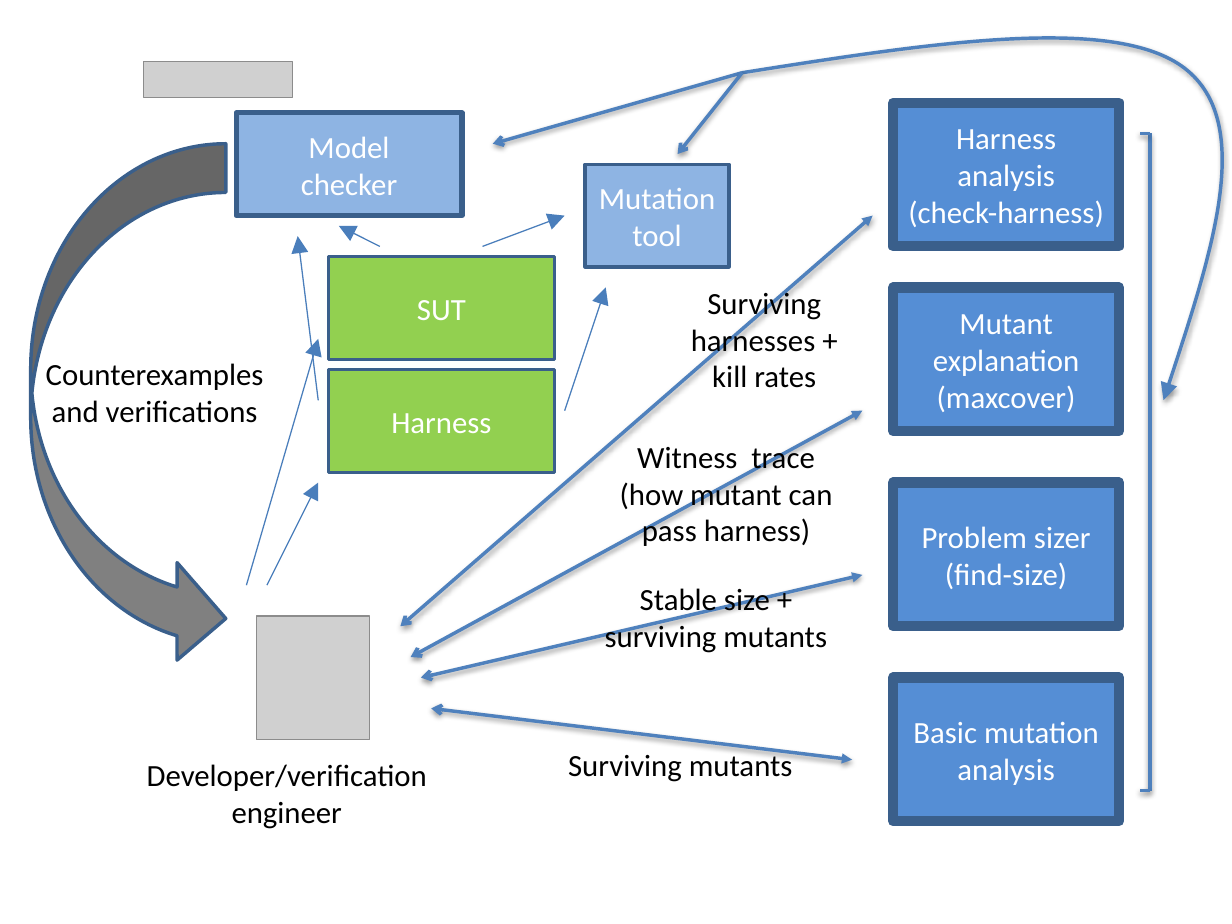
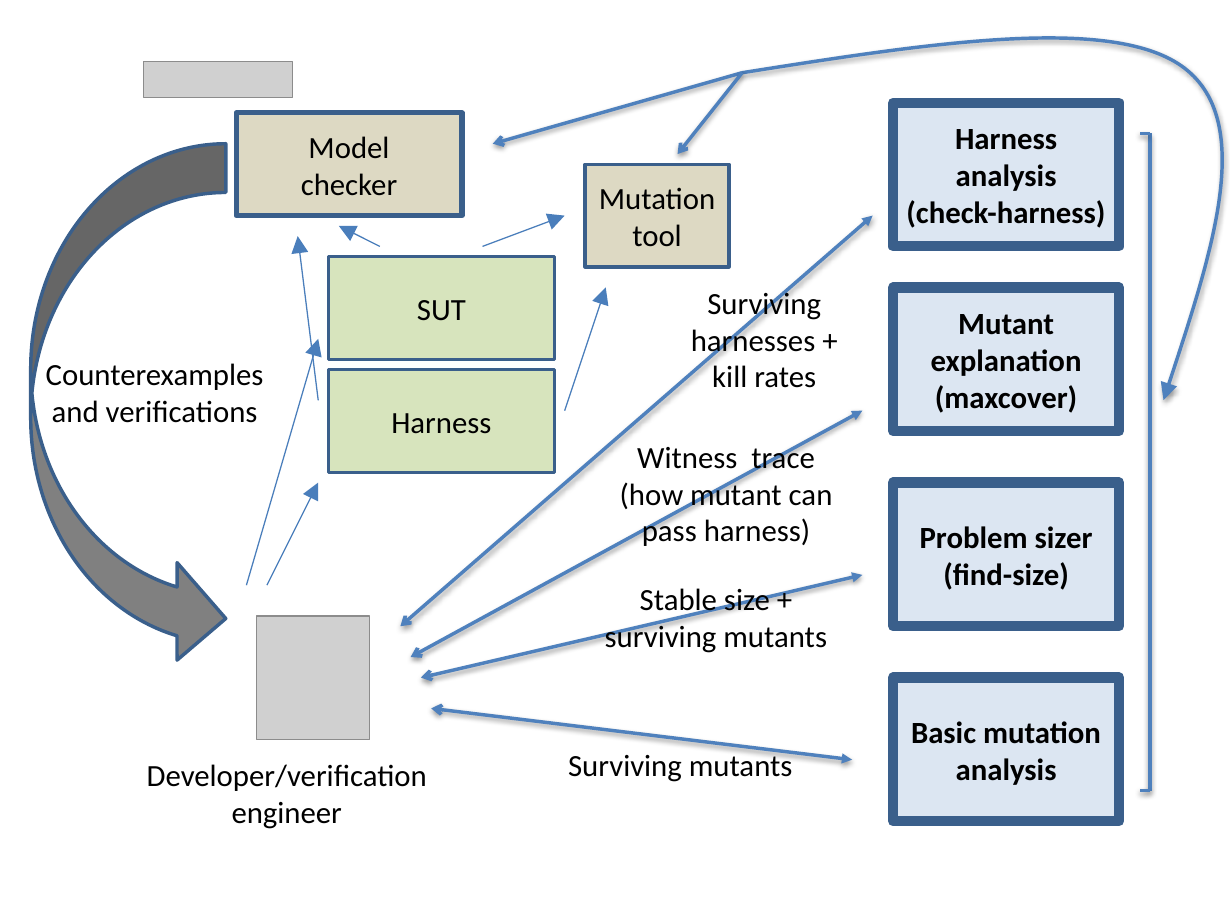
Before and after one commit to agroce/cbmcmutate, a slide deck: slide 1 of ASE15/paper/TestFlow.pptx. Drawn at 1232x924 pixels with LibreOffice and Linux fonts; fonts in the diff are those of the drawing; grey boxes stand for pictures. Boxes give left, top, right and bottom in pixels: in the first picture for what was removed or moved away, otherwise in the second. Text is boxed around its words. In the diff, an @@ line names an element or a change of style, - is before the commit and + after.

```diff
--- a/ASE15/paper/TestFlow.pptx
+++ b/ASE15/paper/TestFlow.pptx
@@ rectangle "Model" at box(237, 113, 462, 216): text colour #FFFFFF to #000000; fill #8EB4E3 to #DDD9C3 @@
@@ rectangle "Mutation tool" at box(585, 164, 729, 266): text colour #FFFFFF to #000000; fill #8EB4E3 to #DDD9C3 @@
@@ rectangle "SUT" at box(329, 256, 554, 359): text colour #FFFFFF to #000000; fill #92D050 to #D7E4BD @@
@@ rectangle "Harness" at box(329, 370, 554, 472): text colour #FFFFFF to #000000; fill #92D050 to #D7E4BD @@
@@ text colour #FFFFFF to #000000, bold on; fill #558ED5 to #DCE6F2 in 4 elements at box(893, 483, 1119, 627), box(893, 102, 1119, 246), box(893, 287, 1119, 431), box(893, 678, 1119, 822) @@
```
Also in this commit, not shown: 2 other files.
